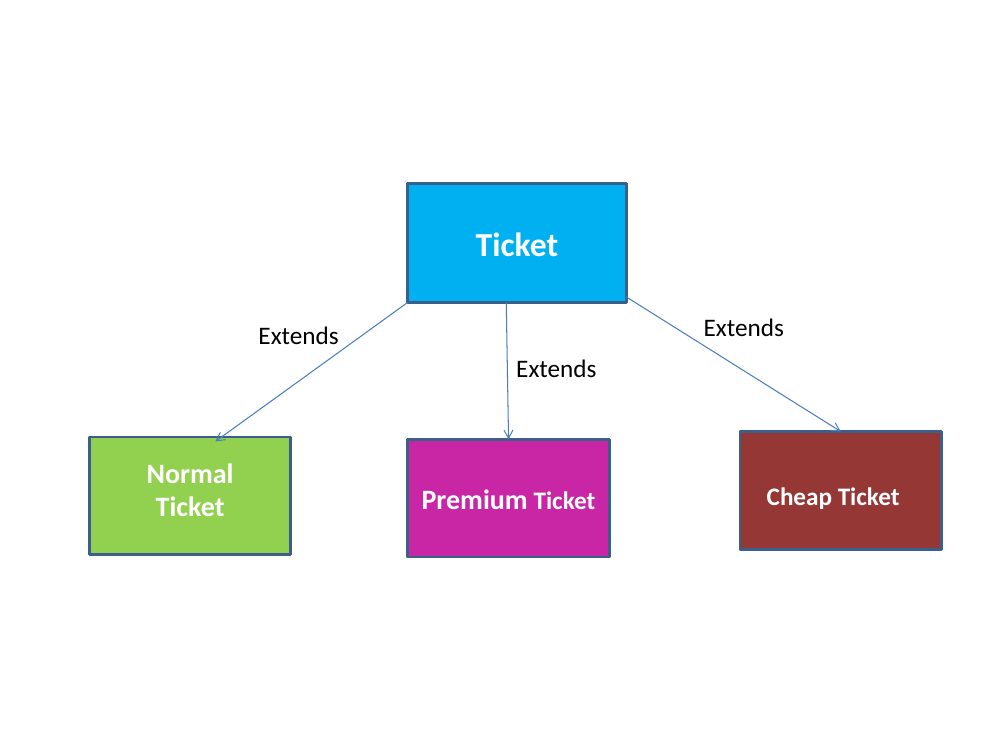
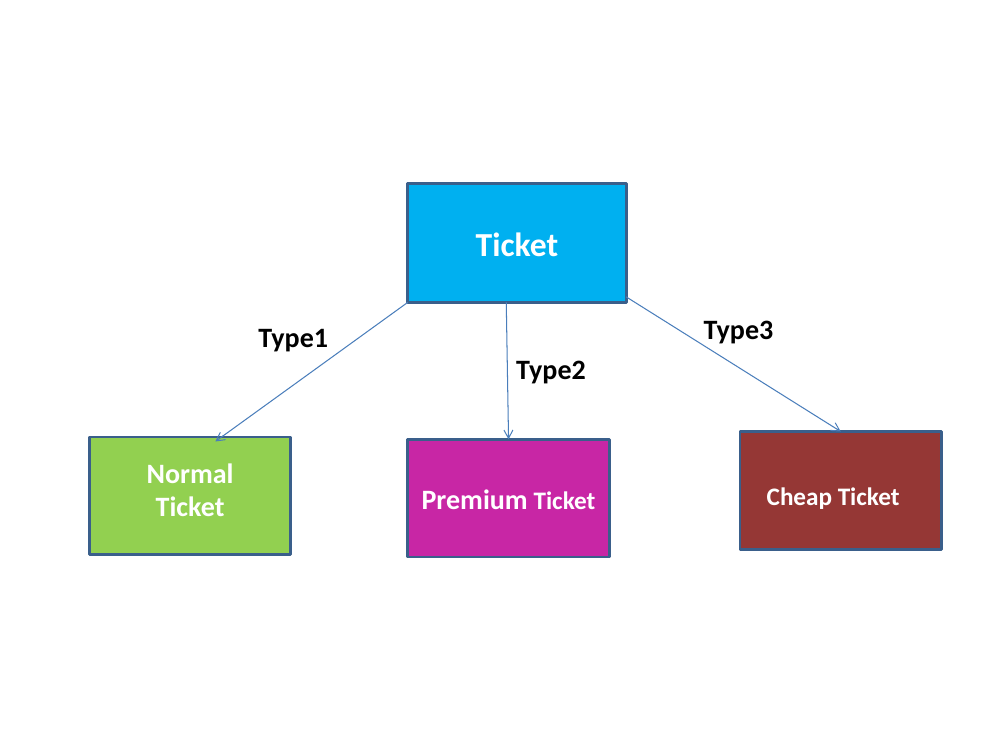
Before and after one commit to abhinavmanchanda/designpatterns, a slide deck: slide 8 of FlightBookinSystem/bookingsystem.pptx (slide 7 before the commit). Drawn at 1008x756 pixels with LibreOffice and Linux fonts; fonts in the diff are those of the drawing. Boxes give left, top, right and bottom in pixels: in the first picture for what was removed or moved away, otherwise in the second. Text is boxed around its words. In the diff, an @@ line names an element or a change of style, - is before the commit and + after.

```diff
--- a/FlightBookinSystem/bookingsystem.pptx
+++ b/FlightBookinSystem/bookingsystem.pptx
@@ text at bbox=[258, 328, 328, 352]: text changed; size 18 to 20 pt; bold on @@
-Extends
+Type1
@@ text at bbox=[704, 320, 774, 346]: text changed; size 18 to 20 pt; bold on @@
-Extends
+Type3
@@ text at bbox=[516, 360, 586, 384]: text changed; size 18 to 20 pt; bold on @@
-Extends
+Type2
```
Also in this commit, not shown: 4 other slides changed, 1 slide added, 11 other files.
